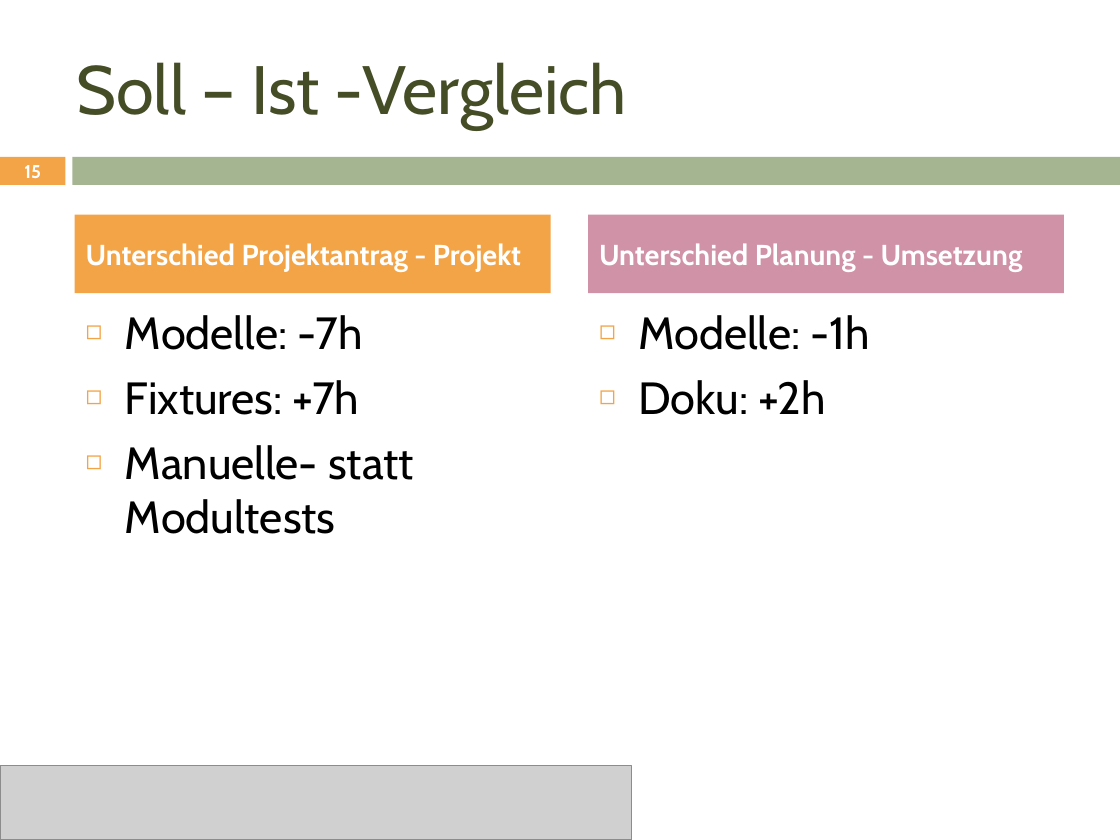
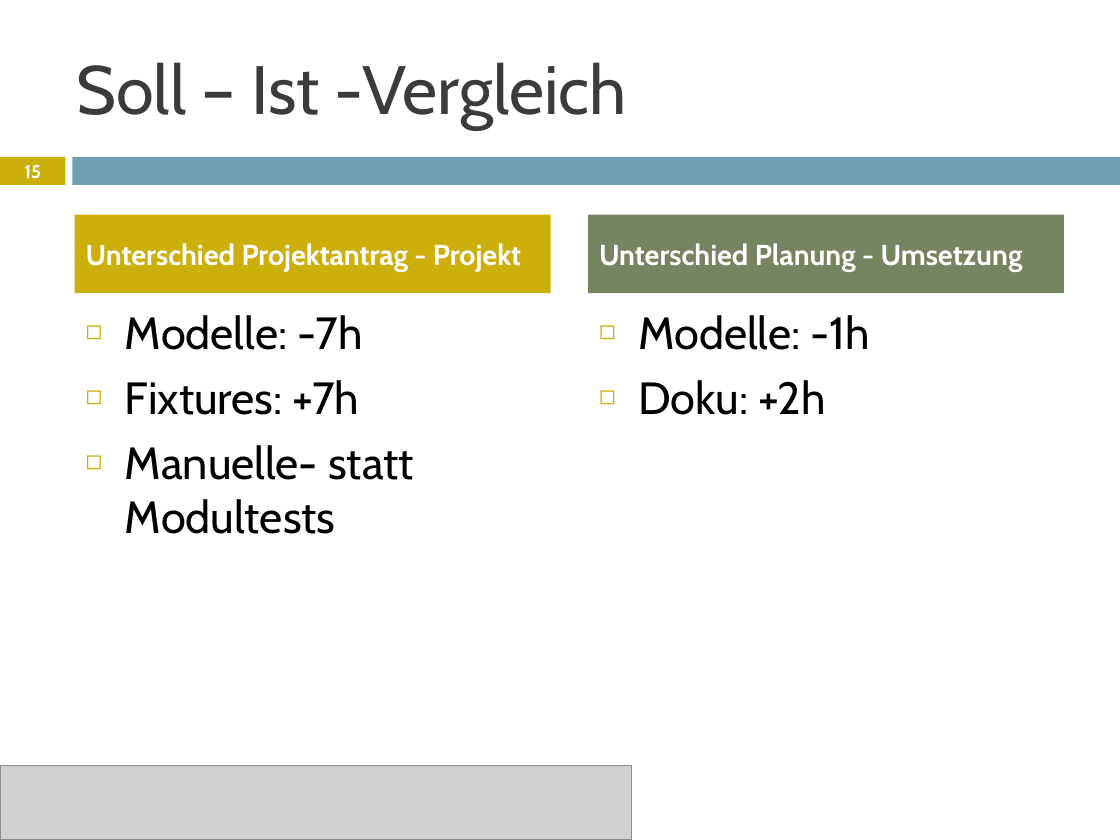
Before and after one commit to janhelmle/weiterbildung_fachinformatiker_ihk_projektantrag, a slide deck: slide 15 of praesentation/Projektpräsentation.pptx. Drawn at 1120x840 pixels with LibreOffice and Linux fonts; fonts in the diff are those of the drawing; grey boxes stand for pictures. Boxes give left, top, right and bottom in pixels: in the first picture for what was removed or moved away, otherwise in the second. Text is boxed around its words. In the diff, an @@ line names an element or a change of style, - is before the commit and + after.

```diff
--- a/praesentation/Projektpräsentation.pptx
+++ b/praesentation/Projektpräsentation.pptx
@@ title "Soll – Ist -Vergleich" at [76, 62, 627, 129]: text colour #444D26 to #3B3B3B @@
@@ rectangle at [0, 157, 65, 185]: fill #F3A447 to #CCAF0A @@
@@ rectangle at [73, 157, 1120, 185]: fill #A5B592 to #6EA0B0 @@
@@ text "Unterschied Projektantrag - Projekt" at [75, 215, 551, 293]: fill #F3A447 to #CCAF0A @@
@@ text "Unterschied Planung - Umsetzung" at [588, 215, 1064, 293]: fill #D092A7 to #748560 @@
@@ text "Modelle: -7h" at [125, 315, 414, 534]: bullet colour #F3A447 to #CCAF0A @@
@@ text "Modelle: -1h" at [638, 315, 870, 415]: bullet colour #F3A447 to #CCAF0A @@
```
Also in this commit, not shown: 16 other slides changed, 1 other file.
